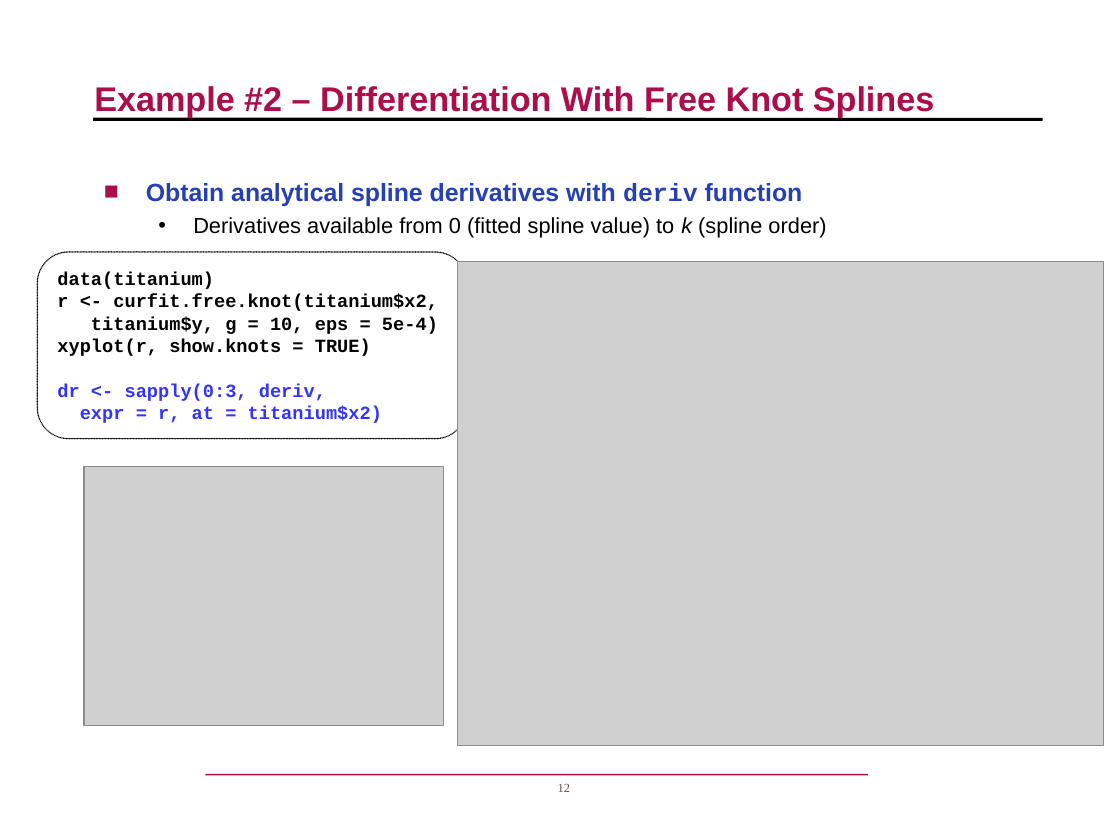
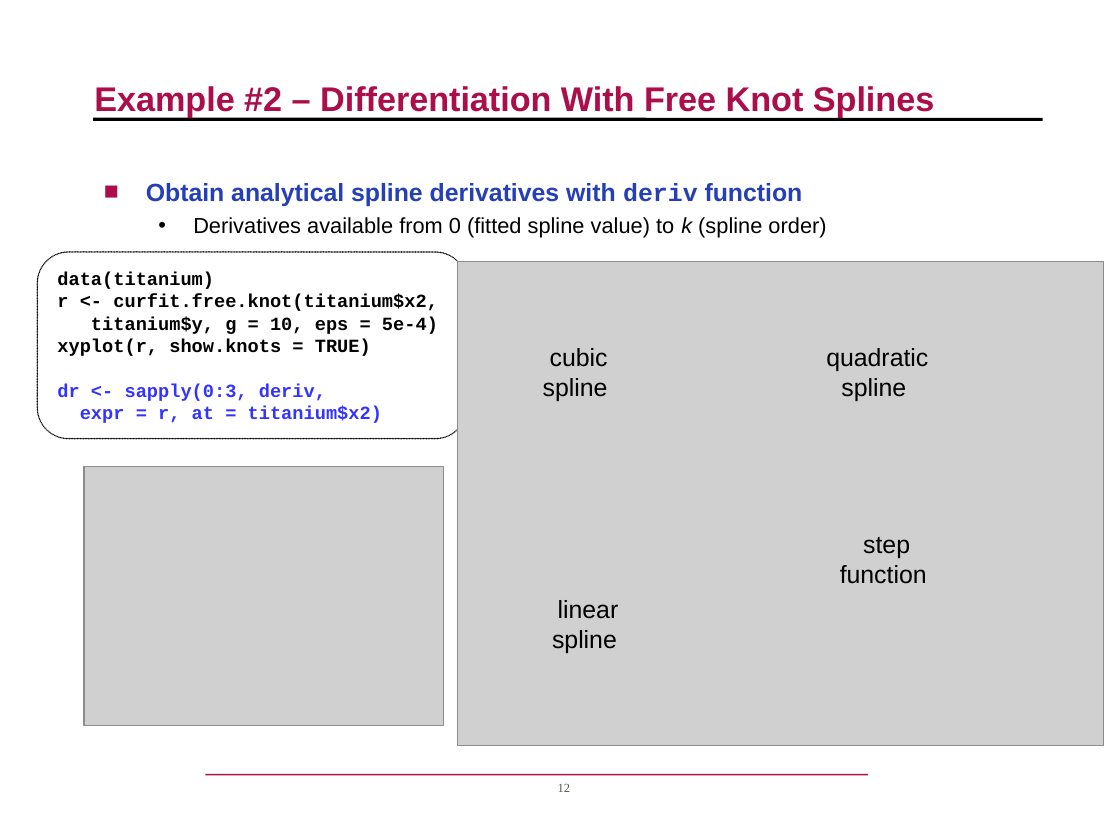
Before and after one commit to r-forge/dierckxspline, a slide deck: slide 12 of pkg/inst/jsm2007/DierckxSpline_JSM2007.ppt. Drawn at 1120x840 pixels with LibreOffice and Linux fonts; fonts in the diff are those of the drawing; grey boxes stand for pictures; background and template pictures are left out. Boxes give left, top, right and bottom in pixels: in the first picture for what was removed or moved away, otherwise in the second. Text is boxed around its words. In the diff, an @@ line names an element or a change of style, - is before the commit and + after.

```diff
--- a/pkg/inst/jsm2007/DierckxSpline_JSM2007.ppt
+++ b/pkg/inst/jsm2007/DierckxSpline_JSM2007.ppt
@@ text added at <box>543,348,608,401</box>, 16 pt, text #000000 @@
+cubic spline
@@ text added at <box>826,348,928,401</box>, 16 pt, text #000000 @@
+quadratic spline
@@ text added at <box>840,537,927,584</box>, 16 pt, text #000000 @@
+step function
@@ text added at <box>552,600,619,653</box>, 16 pt, text #000000 @@
+linear spline
```
Also in this commit, not shown: 2 other slides changed, 3 other files.
